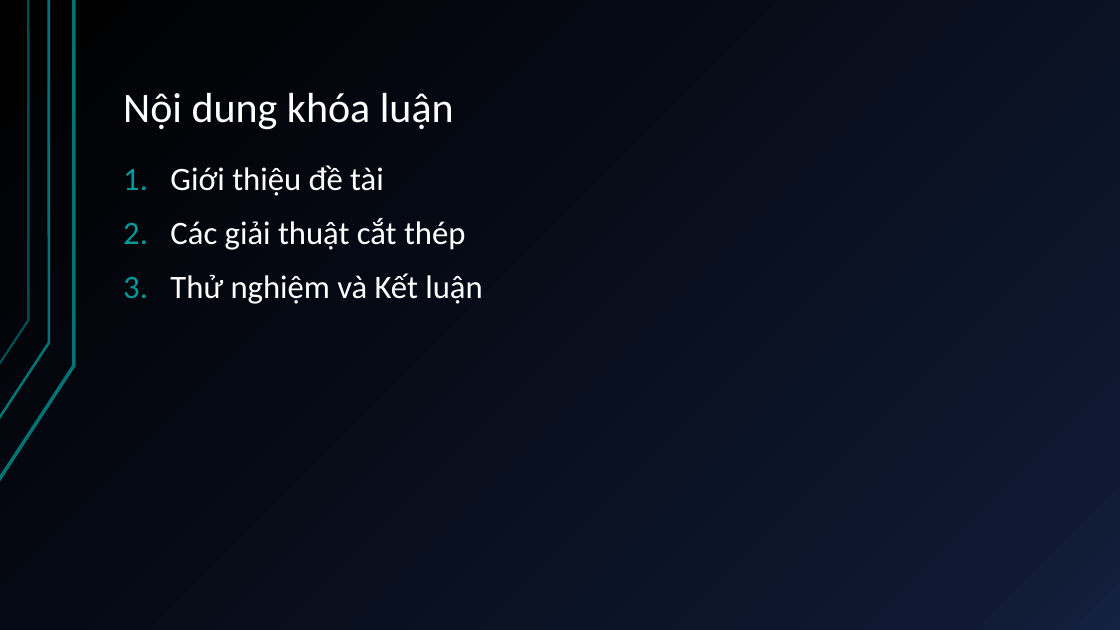
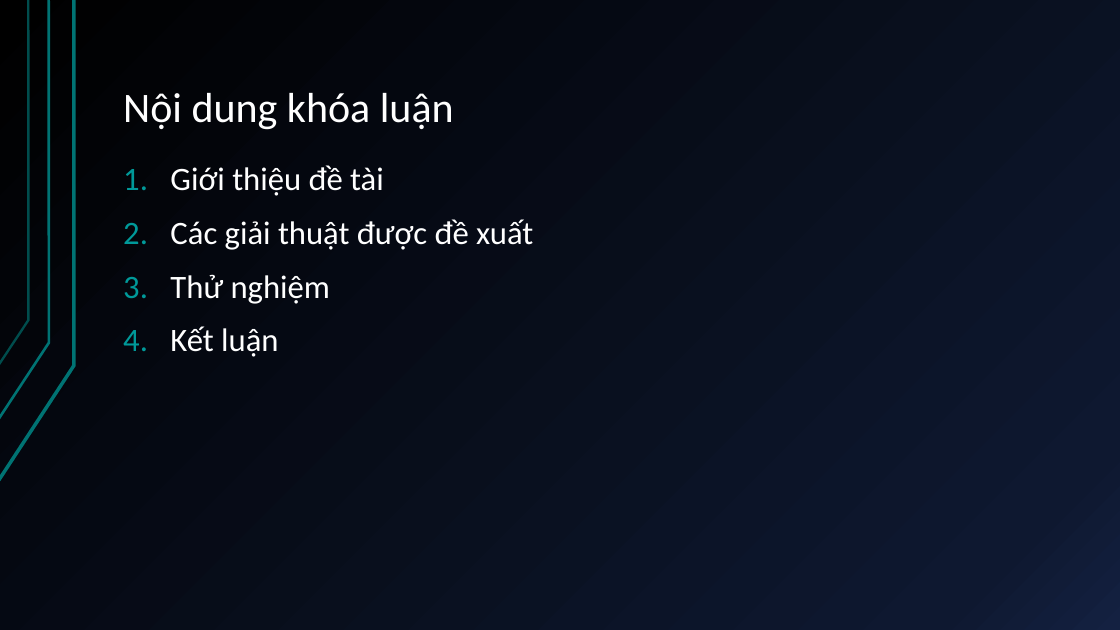
Before and after one commit to duykypaul/GeneticAlgorithmLearning, a slide deck: slide 2 of src/com/duykypaul/kltn/docs/TỰ ĐỘNG LẬP KẾ HOẠCH GIA CÔNG CẮT.pptx. Drawn at 1120x630 pixels with LibreOffice and Linux fonts; fonts in the diff are those of the drawing. Boxes give left, top, right and bottom in pixels: in the first picture for what was removed or moved away, otherwise in the second. Text is boxed around its words. In the diff, an @@ line names an element or a change of style, - is before the commit and + after.

```diff
--- a/src/com/duykypaul/kltn/docs/TỰ ĐỘNG LẬP KẾ HOẠCH GIA CÔNG CẮT.pptx
+++ b/src/com/duykypaul/kltn/docs/TỰ ĐỘNG LẬP KẾ HOẠCH GIA CÔNG CẮT.pptx
@@ text at <box>170,219,533,357</box>: text changed @@
-2. Các giải thuật cắt thép
-3. Thử nghiệm và Kết luận
+2. Các giải thuật được đề xuất
+3. Thử nghiệm
+4. Kết luận
```
Also in this commit, not shown: 12 other slides changed, 6 slides added, 3 slides removed.
